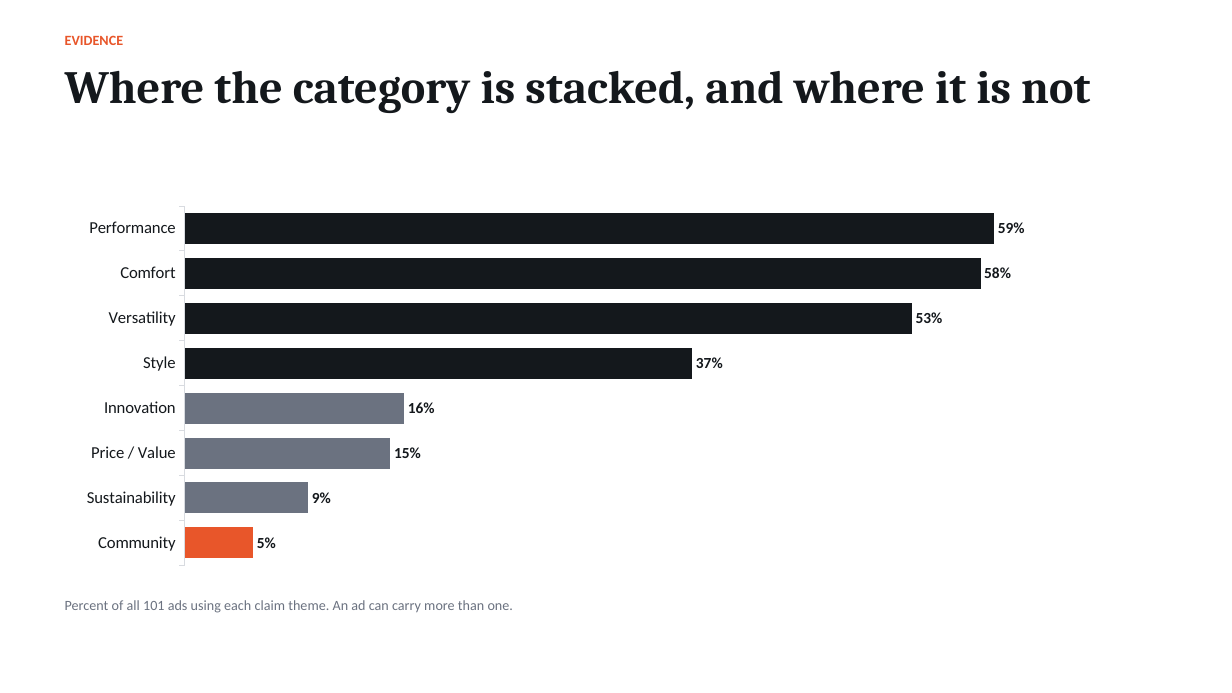
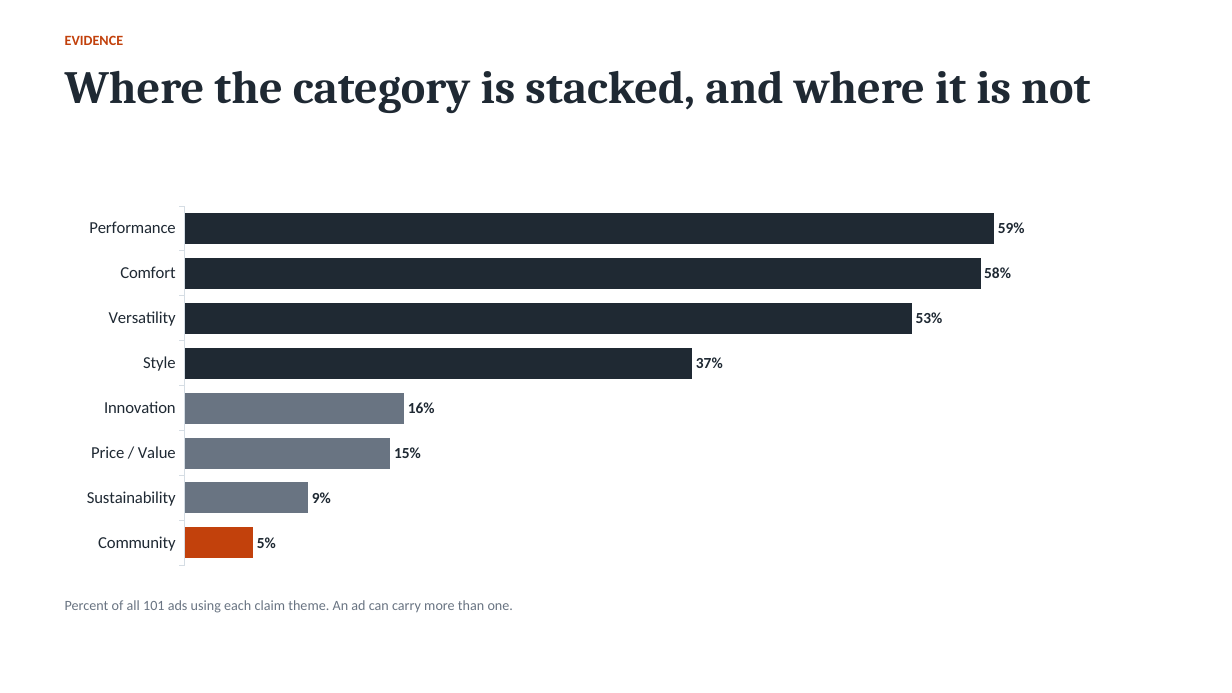
Before and after one commit to spdooley5949/Creative-Teardown-Marketing, a slide deck: slide 4 of output/Dooley_Creative_Teardown_Findings.pptx. Drawn at 1232x693 pixels with LibreOffice and Linux fonts; fonts in the diff are those of the drawing. Boxes give left, top, right and bottom in pixels: in the first picture for what was removed or moved away, otherwise in the second. Text is boxed around its words. In the diff, an @@ line names an element or a change of style, - is before the commit and + after.

```diff
--- a/output/Dooley_Creative_Teardown_Findings.pptx
+++ b/output/Dooley_Creative_Teardown_Findings.pptx
@@ text "EVIDENCE" at box(65, 35, 124, 45): text colour #E8562A to #C2410C @@
@@ text "Where the category is stacked, ..." at box(65, 71, 1090, 113): text colour #14181C to #1F2933 @@
@@ bar chart at box(65, 199, 1167, 573) @@
@@ data labels of Series 1 changed @@
@@ colours of single points changed @@
@@ category axis changed @@
```
Also in this commit, not shown: 8 other slides changed, 1 slide added, 1 other file.
